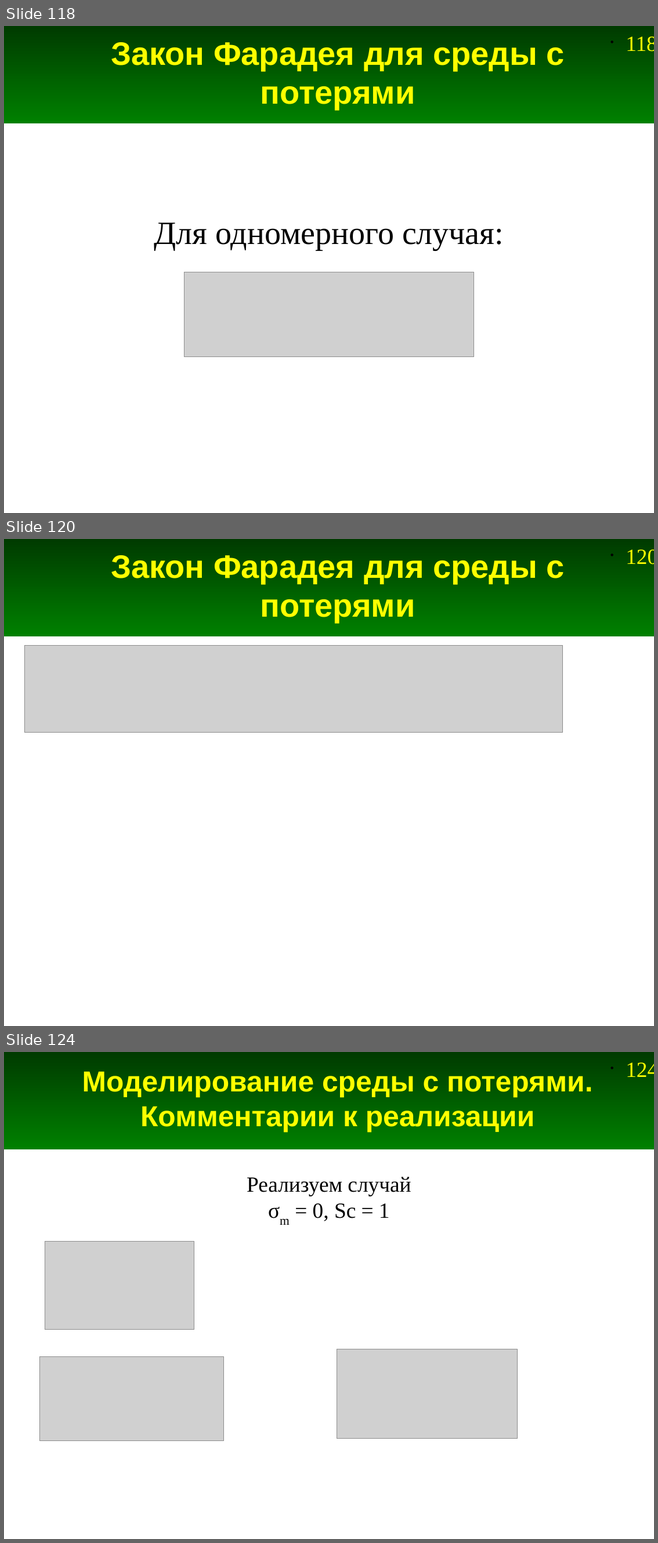
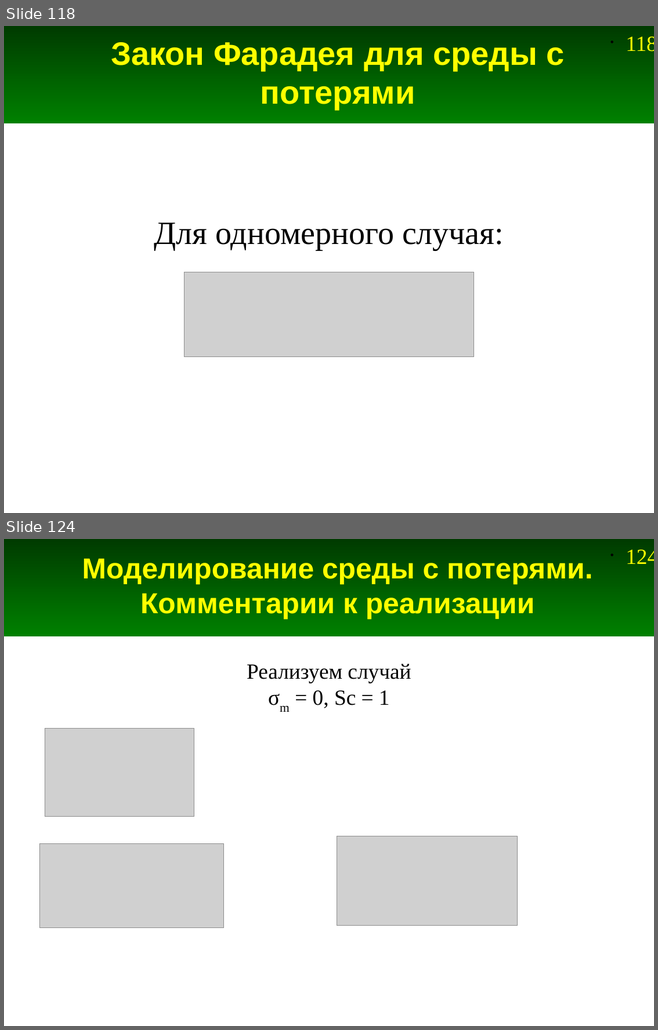
Before and after one commit to andris0147sv/modelling, a slide deck: presentations/2. FDTD.odp. Shown one above the other, each under a label of ours: slides 118, 120 and 124 before the commit, slides 118 and 124 after it; the slides between them are not shown. The pictures are 658x1543 and 658x1030 pixels, drawn with LibreOffice and Linux fonts; fonts in the diff are those of the drawing; grey boxes stand for pictures. Boxes give left, top, right and bottom in pixels: in the first picture for what was removed or moved away, otherwise in the second. Text is boxed around its words. In the diff, an @@ line names an element or a change of style, - is before the commit and + after.

```diff
--- a/presentations/2. FDTD.odp
+++ b/presentations/2. FDTD.odp
@@ slide 120 removed at (4, 539, 654, 1026), background #FFFFFF; not listed: 2 template elements that a slide beside it also shows @@
@@ title removed at (111, 555, 564, 623) @@
-Закон Фарадея для среды с потерями
@@ picture removed at (24, 646, 562, 732) @@
```
Also in this commit, not shown: 19 slides changed, 2 slides added, 1 other slide removed, 1 other file.
